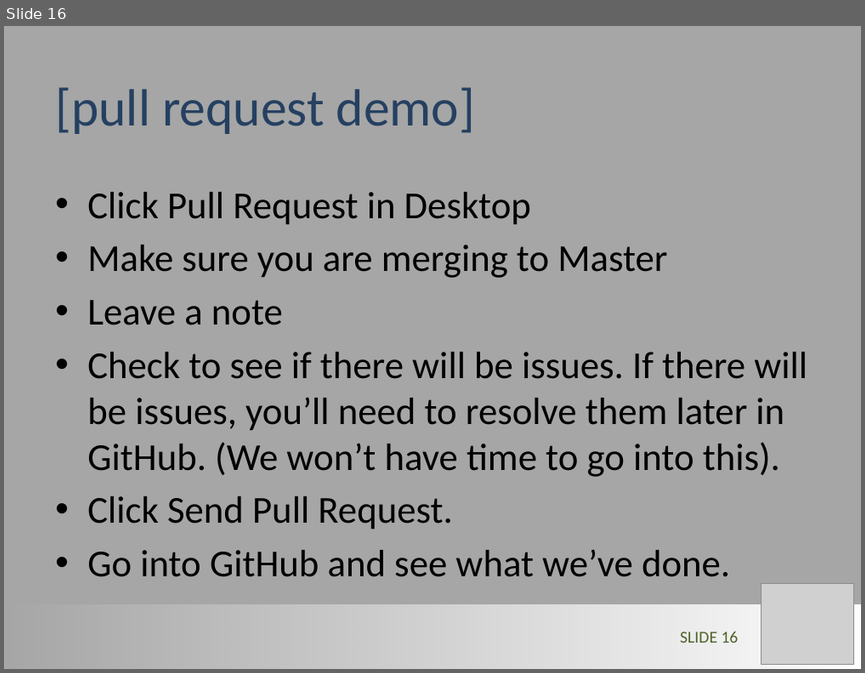
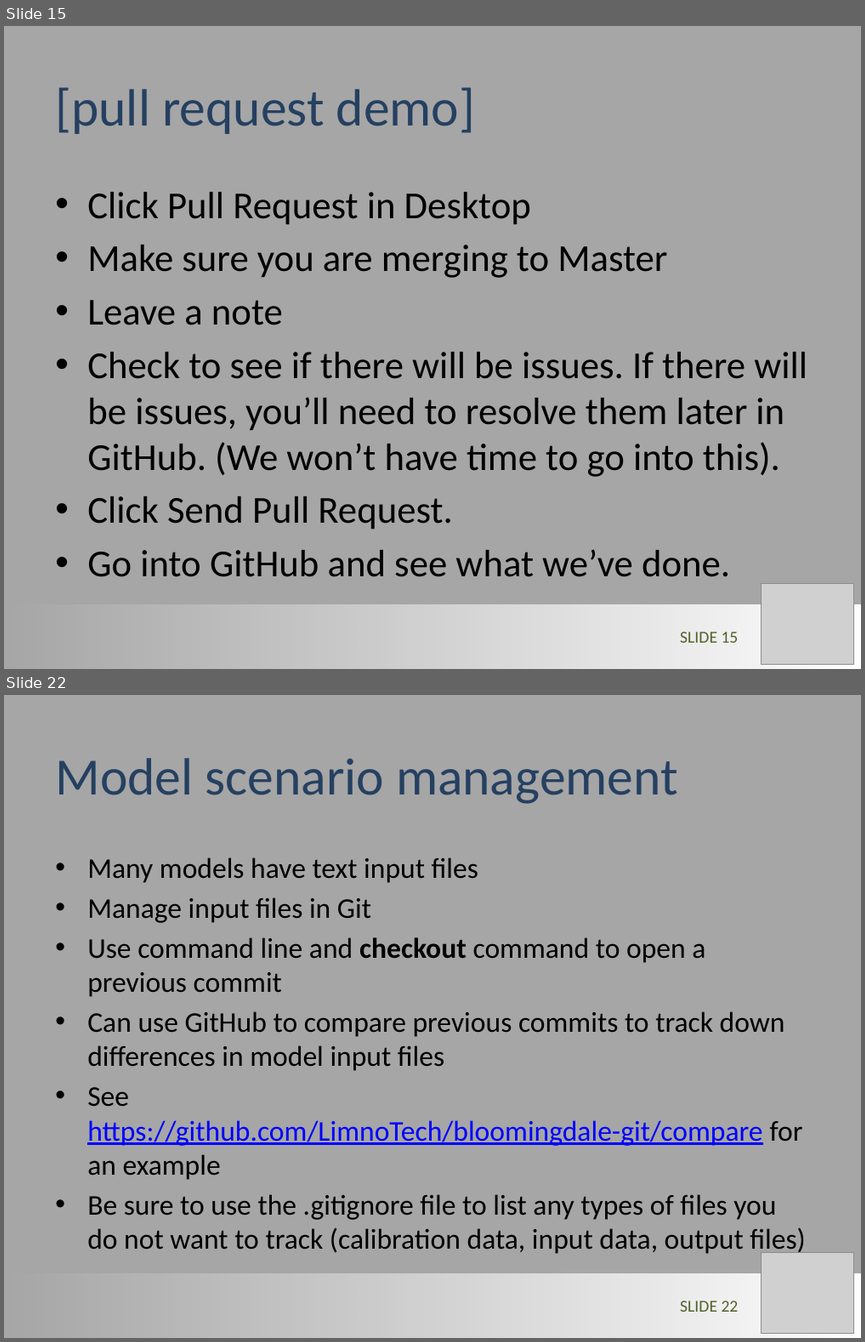
Before and after one commit to LimnoTech/Forum-GitHub, a slide deck: GitHub_Steve.pptx. Shown one above the other, each under a label of ours: slide 16 before the commit, slides 15 and 22 after it; the slides between them are not shown. The pictures are 865x673 and 865x1342 pixels, drawn with LibreOffice and Linux fonts; fonts in the diff are those of the drawing; grey boxes stand for pictures. Boxes give left, top, right and bottom in pixels: in the first picture for what was removed or moved away, otherwise in the second. Text is boxed around its words. In the diff, an @@ line names an element or a change of style, - is before the commit and + after.

```diff
--- a/GitHub_Steve.pptx
+++ b/GitHub_Steve.pptx
@@ slide 22 added at <box>4,695,861,1338</box>, background #A6A6A6 @@
@@ title added at <box>55,758,678,804</box>, 44 pt, text #254061 @@
+Model scenario management
@@ text added at <box>87,857,806,1256</box>, 24 pt, text #000000 @@
+• Many models have text input files
+• Manage input files in Git
+• Use command line and checkout command to open a previous commit
+• Can use GitHub to compare previous commits to track down differences in model input files
+• See https://github.com/LimnoTech/bloomingdale-git/compare for an example
+• Be sure to use the .gitignore file to list any types of files you do not want to track (calibration data, input data, output files)
@@ picture added at <box>760,1252,853,1333</box> @@
@@ rectangle added at <box>4,1273,861,1338</box>, fill gradient #FFFFFF @@
@@ page number added at <box>680,1300,738,1311</box>, 14 pt, text #4F6228 @@
+SLIDE 22
@@ what was slide 16 is now slide 15 @@
@@ page number at <box>680,631,738,642</box>: text changed @@
-SLIDE 16
+SLIDE 15
```
Also in this commit, not shown: 3 slides changed, 9 other slides added, 1 slide removed.
